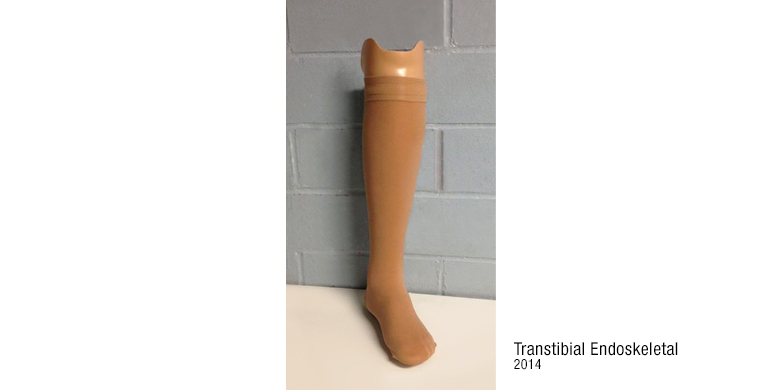
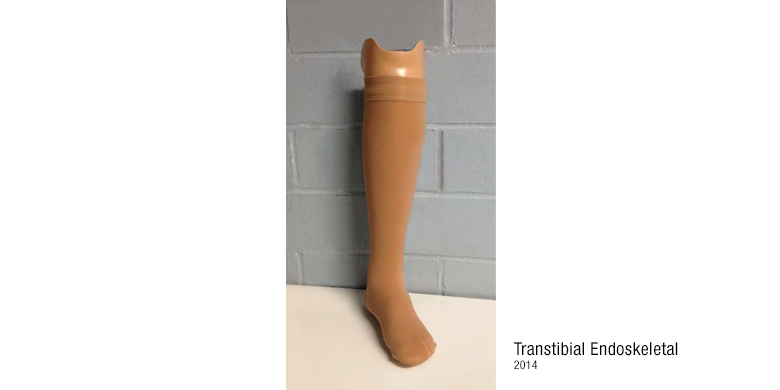
Layer changes from the first 780 × 390 image to the second:
painted on "Transtibial Endoskeletal 2014" over (x1=514, y1=359, x2=541, y2=370)
